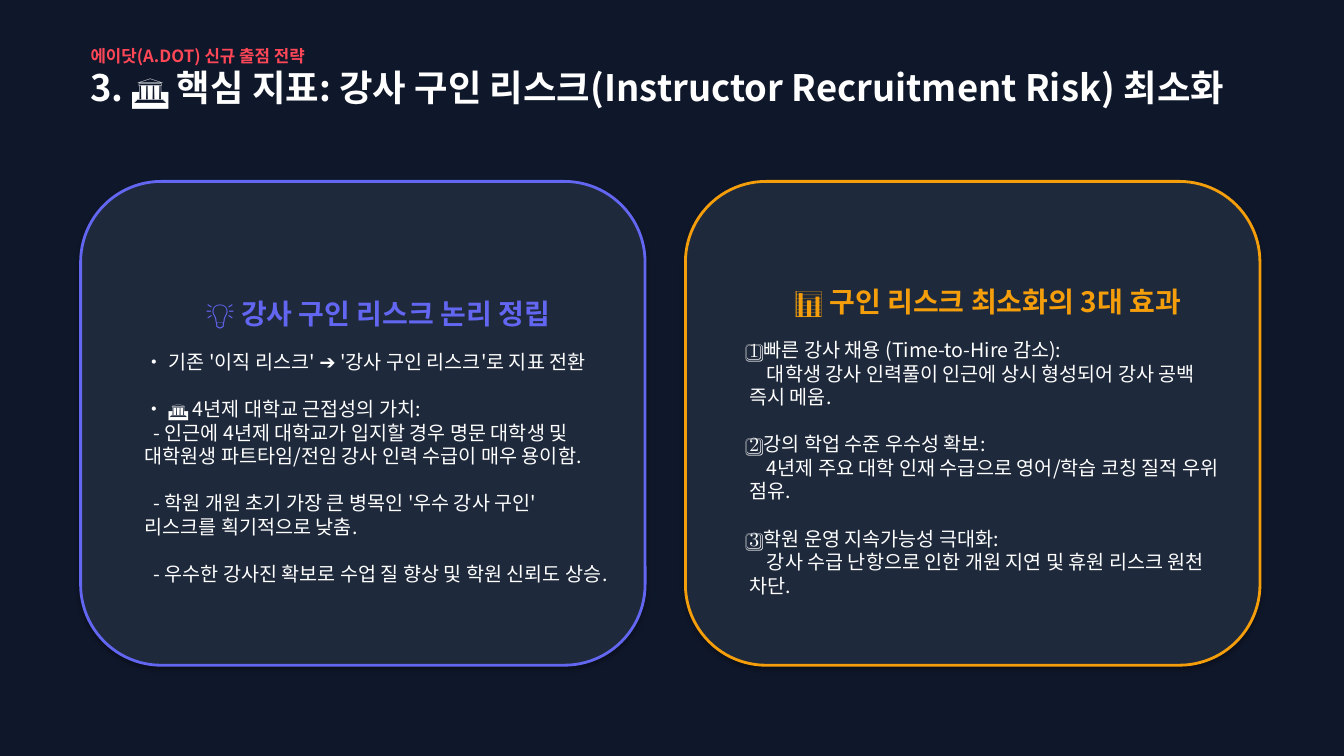
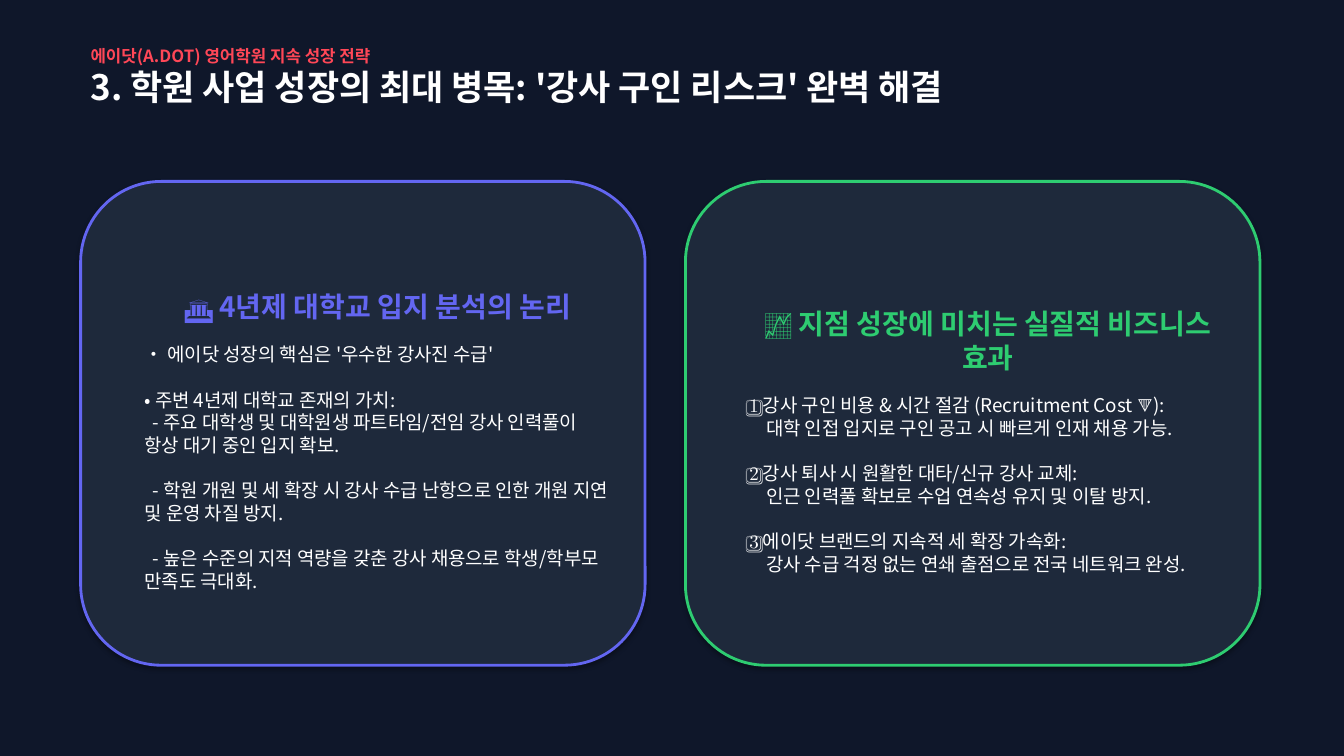
Before and after one commit to adotoperation/adotinformationmap, a slide deck: slide 4 of adot_expansion_presentation.pptx. Drawn at 1344x756 pixels with LibreOffice and Linux fonts; fonts in the diff are those of the drawing. Boxes give left, top, right and bottom in pixels: in the first picture for what was removed or moved away, otherwise in the second. Text is boxed around its words. In the diff, an @@ line names an element or a change of style, - is before the commit and + after.

Commit message:
Update PowerPoint presentation to focus on A.dot English Academy business growth value and recruitment risk elimination

```diff
--- a/adot_expansion_presentation.pptx
+++ b/adot_expansion_presentation.pptx
@@ text at [91, 48, 943, 103]: text changed; size 26 to 25 pt @@
-에이닷(A.DOT) 신규 출점 전략
-3. 🏛️ 핵심 지표: 강사 구인 리스크(Instructor Recruitment Risk) 최소화
+에이닷(A.DOT) 영어학원 지속 성장 전략
+3. 학원 사업 성장의 최대 병목: '강사 구인 리스크' 완벽 해결
@@ rounded rectangle "📈 지점 성장에 미치는 실질적 ..." at [686, 181, 1260, 665]: outline #F59E0B 2 pt to #2ECC71 2 pt @@
@@ text in rounded rectangle at [145, 293, 608, 590]: text changed; size 14 to 13.5 pt @@
-💡 강사 구인 리스크 논리 정립
-• 기존 '이직 리스크' ➔ '강사 구인 리스크'로 지표 전환
-• 🏛️ 4년제 대학교 근접성의 가치:
-- 인근에 4년제 대학교가 입지할 경우 명문 대학생 및 대학원생 파트타임/전임 강사 인력 수급이 매우 용이함.
-- 학원 개원 초기 가장 큰 병목인 '우수 강사 구인' 리스크를 획기적으로 낮춤.
-- 우수한 강사진 확보로 수업 질 향상 및 학원 신뢰도 상승.
+🏛️ 4년제 대학교 입지 분석의 논리
+• 에이닷 성장의 핵심은 '우수한 강사진 수급'
+• 주변 4년제 대학교 존재의 가치:
+- 주요 대학생 및 대학원생 파트타임/전임 강사 인력풀이 항상 대기 중인 입지 확보.
+- 학원 개원 및 세 확장 시 강사 수급 난항으로 인한 개원 지연 및 운영 차질 방지.
+- 높은 수준의 지적 역량을 갖춘 강사 채용으로 학생/학부모 만족도 극대화.
@@ text in rounded rectangle at [749, 310, 1211, 573]: text changed; size 14 to 13.5 pt @@
-📊 구인 리스크 최소화의 3대 효과
-1️⃣ 빠른 강사 채용 (Time-to-Hire 감소):
-대학생 강사 인력풀이 인근에 상시 형성되어 강사 공백 즉시 메움.
-2️⃣ 강의 학업 수준 우수성 확보:
-4년제 주요 대학 인재 수급으로 영어/학습 코칭 질적 우위 점유.
-3️⃣ 학원 운영 지속가능성 극대화:
-강사 수급 난항으로 인한 개원 지연 및 휴원 리스크 원천 차단.
+📈 지점 성장에 미치는 실질적 비즈니스 효과
+1️⃣ 강사 구인 비용 & 시간 절감 (Recruitment Cost 🔻):
+대학 인접 입지로 구인 공고 시 빠르게 인재 채용 가능.
+2️⃣ 강사 퇴사 시 원활한 대타/신규 강사 교체:
+인근 인력풀 확보로 수업 연속성 유지 및 이탈 방지.
+3️⃣ 에이닷 브랜드의 지속적 세 확장 가속화:
+강사 수급 걱정 없는 연쇄 출점으로 전국 네트워크 완성.
```
Also in this commit, not shown: 3 other slides changed, 1 slide added, 1 slide removed, 1 other file.
